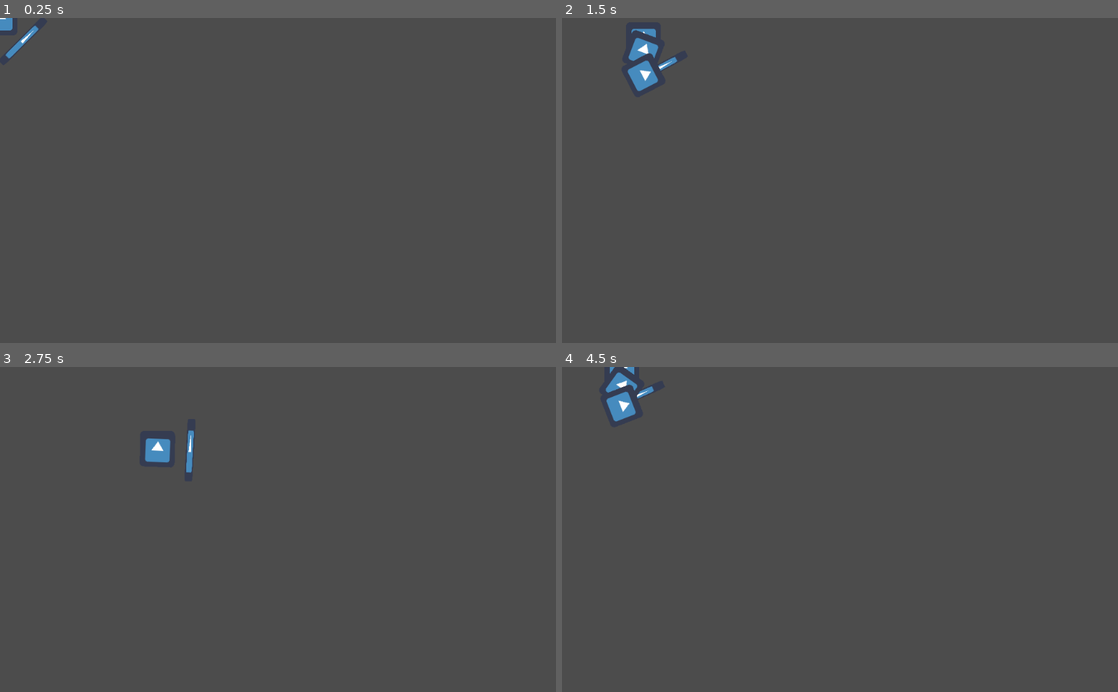
Above: before the commit, frames 1-4 (two rows, left to right).
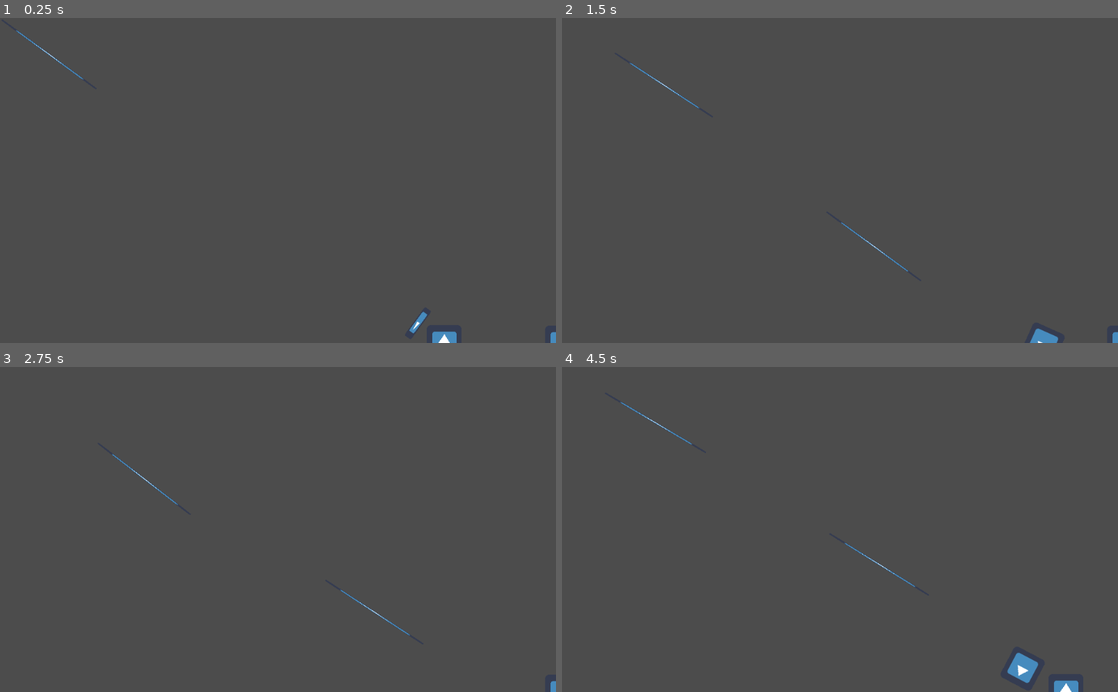
Above: after the commit, the same moments.

Repository: AwdeTeam/metanarrative-roguelite
Game: Godot game, scene res://BulletHellDemo.tscn
The game is run twice, just before and just after one commit, with the same random seed, the same clock (stepped at 60 frames per second) and the same inputs. The engine's default icon, where the game draws it, is replaced by a stand-in: a white triangle on a blue panel in a dark square.
Inputs (mouse positions are in pixels of both pictures, inside the frame that each line leads up to):
- Up to frame 1 (0.25 s): no input
- Up to frame 2 (1.5 s): move the mouse to (962, 164) at 0.52 s; hold Right (ui_right) 0.53-1.28 s; click (962, 164) at 0.67 s; move the mouse to (728, 196) at 1.27 s; hold Down (ui_down) from 1.28 s (still down); click (728, 196) at 1.42 s
- Up to frame 3 (2.75 s): move the mouse to (333, 458) at 2.02 s; release Down (ui_down) at 2.03 s; hold Right (ui_right) from 2.03 s (still down); click (333, 458) at 2.17 s
- Up to frame 4 (4.5 s): move the mouse to (812, 594) at 2.77 s; release Right (ui_right) at 2.78 s; hold Up (ui_up) 2.78-3.53 s; click (812, 594) at 2.92 s; move the mouse to (1006, 578) at 3.52 s; hold Left (ui_left) from 3.53 s (still down); click (1006, 578) at 3.67 s; move the mouse to (673, 480) at 4.27 s; click (673, 480) at 4.42 s

The runs differ from the first frame. In frame 1, 0.6% of the frame differs, in the area x 0-100%, y 0-100%; in frame 2, 1.0%; in frame 3, 0.6%; in frame 4, 1.2%, in the area x 7-93%, y 0-100%.

Commit message:
Add basic damage and 'arrow' system

Diff:
--- /dev/null
+++ b/Arrow.gd
@@ -0,0 +1,25 @@
+extends KinematicBody2D
+
+export (int) var health = 1
+export (int) var speed = 8
+
+var player = null
+export (Vector2) var direction = Vector2()
+
+
+# Called when the node enters the scene tree for the first time.
+func _ready():
+	print("Created arrow")
+	player = get_node("/root/BulletHellDemo/Player")
+
+func take_damage(damage):
+	health -= damage
+	if health <= 0:
+		queue_free()
+
+func _process(delta):
+	var collision = move_and_collide(direction * speed)
+	if collision:
+		if collision.collider.name == "Player":
+			collision.collider.take_damage(1)
+		queue_free()
--- /dev/null
+++ b/Arrow.tscn
@@ -0,0 +1,21 @@
+[gd_scene load_steps=4 format=2]
+
+[ext_resource path="res://icon.png" type="Texture" id=1]
+[ext_resource path="res://Arrow.gd" type="Script" id=2]
+
+[sub_resource type="RectangleShape2D" id=1]
+extents = Vector2( 32.1795, 21.1422 )
+
+[node name="Arrow" type="Node2D"]
+position = Vector2( 0, 1 )
+
+[node name="KinematicBody2D" type="KinematicBody2D" parent="."]
+scale = Vector2( 3.37171, 0.0472987 )
+script = ExtResource( 2 )
+
+[node name="CollisionShape2D" type="CollisionShape2D" parent="KinematicBody2D"]
+scale = Vector2( 1, 1 )
+shape = SubResource( 1 )
+
+[node name="Sprite" type="Sprite" parent="KinematicBody2D"]
+texture = ExtResource( 1 )
--- a/Attack.gd
+++ b/Attack.gd
@@ -2,18 +2,25 @@
 
 
 export (int) var damage = 1
-export (float) var lifetime = 1.0
+export (float) var lifetime = 0.2
+export (float) var ticktime = 0.1
 
+var tick = 0.0
+
+func check_collisions():
+	# Loop through all nodes colliding with the Area2D
+	for body in get_overlapping_bodies():
+		# Check if the body is damageable
+		if body.has_method("take_damage"):
+			# If so, call the take_damage function
+			body.take_damage(damage)
+			print("Hit " + str(body) + " for " + str(damage) + " damage!")
+	tick = ticktime
 
 # Called when the node enters the scene tree for the first time.
 func _ready():
-	pass # Replace with function body.
-
-func _on_Area2D_body_entered(body):
-	# Check if the body is damageable
-	if body.has_method("take_damage"):
-		# If so, call the take_damage function
-		body.take_damage(damage)
+	print("Area2D ready")
+	check_collisions()
 
 # Called every frame. 'delta' is the elapsed time since the previous frame.
 func _process(delta):
@@ -24,3 +31,8 @@
 	else:
 		# If not, decrease the lifetime
 		lifetime -= delta
+
+	if tick <= 0:
+		check_collisions()
+	else:
+		tick -= delta
--- a/Attack.tscn
+++ b/Attack.tscn
@@ -10,6 +10,7 @@
 
 [node name="Area2D" type="Area2D" parent="."]
 script = ExtResource( 2 )
+lifetime = 0.2
 
 [node name="CollisionShape2D" type="CollisionShape2D" parent="Area2D"]
 position = Vector2( 0.25, 0.25 )
--- /dev/null
+++ b/Barrel.gd
@@ -0,0 +1,23 @@
+extends KinematicBody2D
+
+export (int) var health = 100
+
+# Declare member variables here. Examples:
+# var a = 2
+# var b = "text"
+
+
+# Called when the node enters the scene tree for the first time.
+func _ready():
+	pass # Replace with function body.
+
+
+func take_damage(damage):
+	health -= damage
+	if health <= 0:
+		queue_free()
+
+
+# Called every frame. 'delta' is the elapsed time since the previous frame.
+#func _process(delta):
+#	pass
--- /dev/null
+++ b/BulletHellDemo.gd
@@ -0,0 +1,44 @@
+extends Node2D
+
+export (int) var arrowrate = 1
+
+var player = null
+var arrowtick = 0
+var arrowScene = preload("res://Arrow.tscn")
+
+
+# Called when the node enters the scene tree for the first time.
+func _ready():
+	player = get_node("/root/BulletHellDemo/Player")
+
+# Creates a Vector2 at a random position on the edge of the screen
+func random_point_on_edge():
+	var x = 0
+	var y = 0
+	var side = randi() % 4
+	if side == 0:
+		x = rand_range(0, get_viewport_rect().size.x)
+	elif side == 1:
+		x = get_viewport_rect().size.x
+		y = rand_range(0, get_viewport_rect().size.y)
+	elif side == 2:
+		y = get_viewport_rect().size.y
+		x = rand_range(0, get_viewport_rect().size.x)
+	else:
+		y = rand_range(0, get_viewport_rect().size.y)
+	return Vector2(x, y)
+
+# Called every frame. 'delta' is the elapsed time since the previous frame.
+func _process(delta):
+	if arrowtick <= 0:
+		var arrow = arrowScene.instance()
+		var arrowScript = arrow.get_children()[0]
+		add_child(arrow)
+		# Get a random position on the edge of the screen
+		var global_position = Vector2(0, 0)
+		# Point the arrow at the player
+		arrowScript.direction = (player.global_position - global_position).normalized()
+		arrow.rotation = arrowScript.direction.angle()
+		arrowtick = arrowrate
+	else:
+		arrowtick -= delta
--- a/BulletHellDemo.tscn
+++ b/BulletHellDemo.tscn
@@ -1,8 +1,10 @@
-[gd_scene load_steps=6 format=2]
+[gd_scene load_steps=9 format=2]
 
 [ext_resource path="res://Player.gd" type="Script" id=1]
 [ext_resource path="res://icon.png" type="Texture" id=2]
 [ext_resource path="res://Sword.gd" type="Script" id=3]
+[ext_resource path="res://Barrel.gd" type="Script" id=4]
+[ext_resource path="res://BulletHellDemo.gd" type="Script" id=5]
 
 [sub_resource type="RectangleShape2D" id=1]
 extents = Vector2( 28.5418, 31.7534 )
@@ -10,9 +12,14 @@
 [sub_resource type="RectangleShape2D" id=2]
 extents = Vector2( 7, 58 )
 
+[sub_resource type="CircleShape2D" id=3]
+radius = 32.1403
+
 [node name="BulletHellDemo" type="Node2D"]
+script = ExtResource( 5 )
 
 [node name="Player" type="KinematicBody2D" parent="."]
+position = Vector2( 818, 599 )
 script = ExtResource( 1 )
 
 [node name="Sprite" type="Sprite" parent="Player"]
@@ -24,6 +31,7 @@
 shape = SubResource( 1 )
 
 [node name="Sword" type="KinematicBody2D" parent="Player"]
+scale = Vector2( 1, 0.56 )
 script = ExtResource( 3 )
 
 [node name="Sprite" type="Sprite" parent="Player/Sword"]
@@ -34,3 +42,14 @@
 [node name="CollisionShape2D" type="CollisionShape2D" parent="Player/Sword"]
 position = Vector2( 60, 0 )
 shape = SubResource( 2 )
+
+[node name="Barrel" type="KinematicBody2D" parent="."]
+position = Vector2( 1036, 600 )
+script = ExtResource( 4 )
+health = 1
+
+[node name="Sprite" type="Sprite" parent="Barrel"]
+texture = ExtResource( 2 )
+
+[node name="CollisionShape2D" type="CollisionShape2D" parent="Barrel"]
+shape = SubResource( 3 )
--- a/Player.gd
+++ b/Player.gd
@@ -1,5 +1,6 @@
 extends KinematicBody2D
 
+export (int) var health = 10
 export (int) var speed = 200
 
 var velocity = Vector2()
@@ -23,3 +24,11 @@
 	if Input.is_action_pressed("ui_up"):
 		velocity.y -= 1
 	velocity = velocity.normalized() * speed
+
+func take_damage(damage):
+	print("Player took damage: " + str(damage))
+	health -= damage
+	if health <= 0:
+		print("Player died")
+		queue_free()
+		get_tree().quit()
--- a/Sword.gd
+++ b/Sword.gd
@@ -1,6 +1,9 @@
 extends KinematicBody2D
 
 var attackScene = preload("res://Attack.tscn")
+var rotationMatrix = Transform2D(0, Vector2(0, 0))
+var sprite = null
+var lifetime = 0
 # Declare member variables here. Examples:
 # var a = 2
 # var b = "text"
@@ -8,7 +11,7 @@
 
 # Called when the node enters the scene tree for the first time.
 func _ready():
-	pass # Replace with function body.
+	sprite = get_node("Sprite")
 
 
 # Called every frame. 'delta' is the elapsed time since the previous frame.
@@ -17,12 +20,20 @@
 	var mouse_pos = get_global_mouse_position()
 	var mouse_dir = mouse_pos - get_global_position()
 	var angle = mouse_dir.angle()
+	rotationMatrix = Transform2D(angle, Vector2(0, 0))
 	rotation = angle
+
+	if lifetime > 0:
+		lifetime -= delta
+		if lifetime <= 0:
+			sprite.show()
 
 func _unhandled_input(event):
 	# Attack with left click
-	if event is InputEventMouseButton and event.button_index == BUTTON_LEFT and event.is_pressed():
+	if lifetime <= 0 and event is InputEventMouseButton and event.button_index == BUTTON_LEFT and event.is_pressed():
 		var attack = attackScene.instance()
-		attack.position = position + rotation * Vector2(0, 60)
+		lifetime = attack.get_children()[0].lifetime
+		sprite.hide()
+		attack.position = position + rotationMatrix.basis_xform(Vector2(90, 0))
 		attack.rotation = rotation
 		get_parent().add_child(attack)
